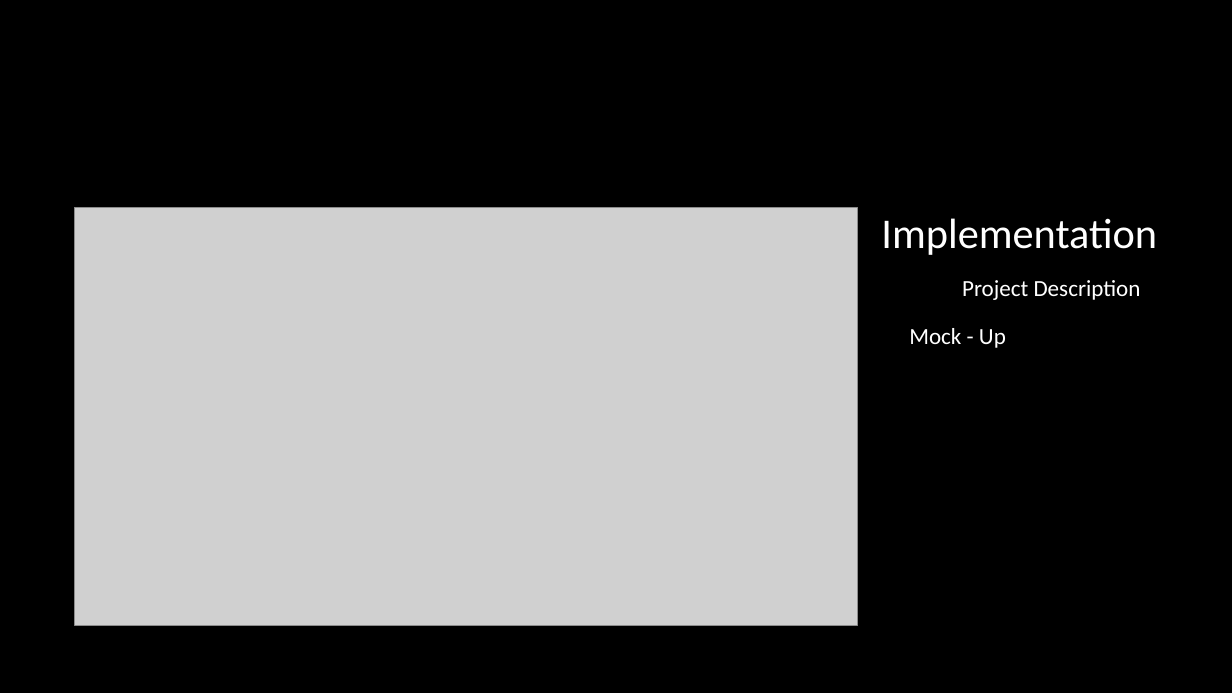
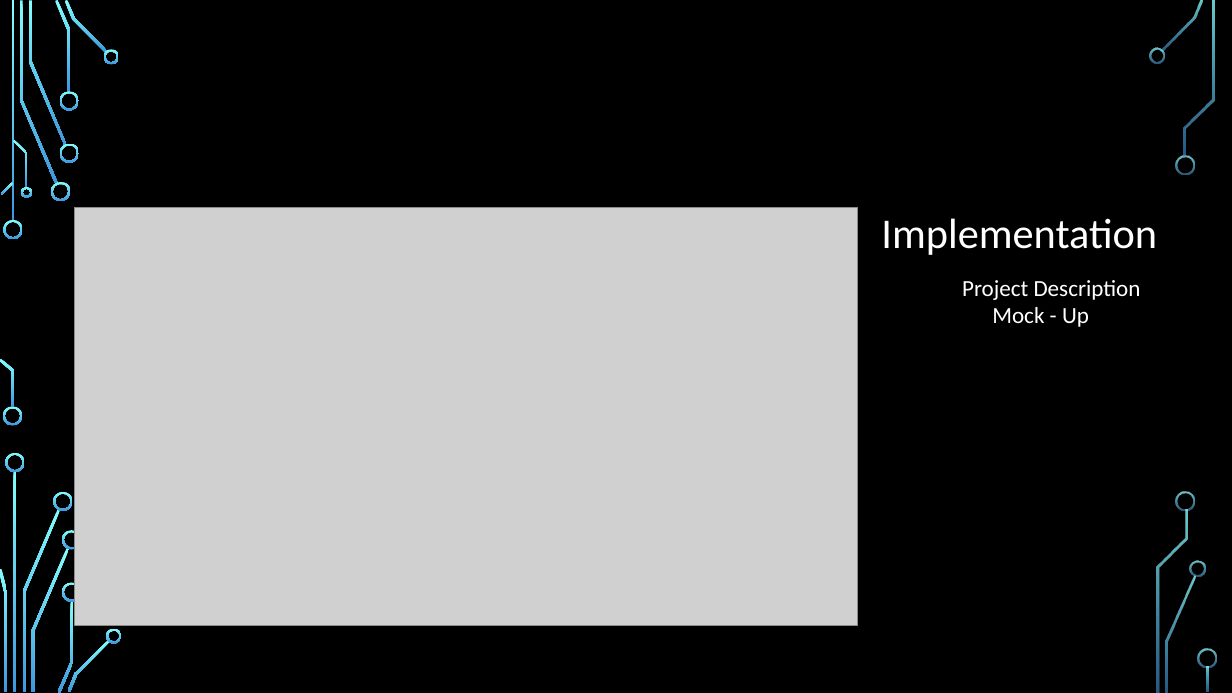
Before and after one commit to GenoShaSha/StudentHousing_Project, a slide deck: slide 4 of FinalProject.pptx. Drawn at 1232x693 pixels with LibreOffice and Linux fonts; fonts in the diff are those of the drawing; grey boxes stand for pictures; background and template pictures are left out. Boxes give left, top, right and bottom in pixels: in the first picture for what was removed or moved away, otherwise in the second. Text is boxed around its words. In the diff, an @@ line names an element or a change of style, - is before the commit and + after.

```diff
--- a/FinalProject.pptx
+++ b/FinalProject.pptx
@@ text "Mock - Up": place and size @@
-text "Mock - Up" at box(909, 328, 1006, 348)
+text "Mock - Up" at box(992, 307, 1089, 327)
@@ group added at box(0, 0, 1217, 693): 33 freeform shapes, 3 rectangles @@
```
Also in this commit, not shown: 8 other slides changed, 4 slides added, 2 slides removed, 2 other files.
